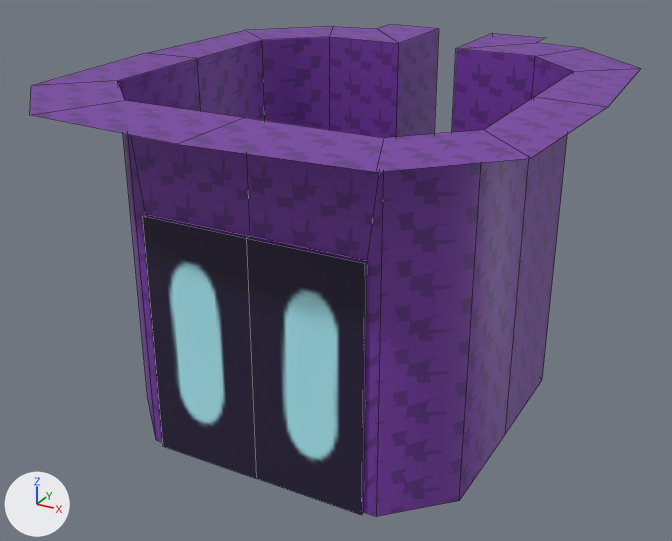
The FBX model Assets/Props/RobotBrain.fbx as it was, and as the next commit left it.
Before and after are seen from a camera (50 mm lens) standing at (2.31, -4.36, 2.96) and looking at (-0.07, -0.04, 0.8). Arrows for +X, +Y and +Z are at lower left; the lights stay in place. Mesh edges are drawn as thin lines.
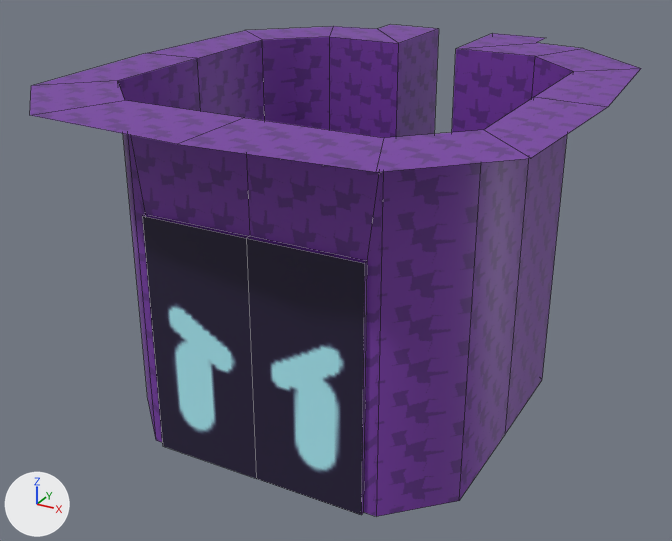
Commit message: robot expressions

What differs and where, as boxes [x1, y1, x2, y2] in the pictures (672 x 541 px):
'Plane', surface changed: [164, 258, 348, 476] in both
part 1 of me_plane_003, surface changed: [142, 216, 365, 515] in both

Patch to the scene script:
```diff
--- a/Assets/Props/RobotBrain.fbx.py
+++ b/Assets/Props/RobotBrain.fbx.py
@@ img_robotface_angy_png @@
+img_robotface_angy_png = load_image('RobotFace_Angy.png', '../Textures/RobotFace_Angy.png', 64, 64, 'sRGB')
@@ mat_face @@
 mat_face = principled_material('Face')
-mat_face.texture = img_robot_tex_png
+mat_face.texture = img_robotface_angy_png
@@ me_plane_003 @@
 me_plane_003.from_pydata(...)  # 57 vertices, 40 faces; spans x -1.36..1.36, y -1.48..1.63, z 0.0..1.92
 # used by ob_plane; location = (0.0, 0.0, 0.0)
+# me_plane_003 part 1: texture (UV) coordinates of 2 of 40 faces, centred in x -0.31..0.31, y -1.03, z 0.68, changed; they spanned u 0.39..0.85, v 0.58..0.99 and now span u 0.05..0.96, v 0.14..1.14
 me_plane_003.materials.append(mat_floor)
```
